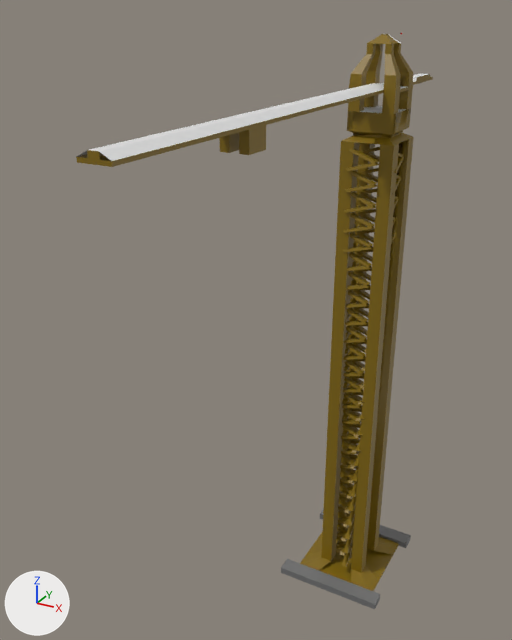
A saved change to the FBX model Assets/Models/WesteriaIsland/WesteriaConstructionCrane.fbx.
The view is the same before and after, from a camera (50 mm lens) standing at (11.6, -19.4, 33.5) and looking at (-2.8, 6.8, 20.4). Every picture has the same lights, and +X, +Y and +Z are marked at lower left. Where no turn or scale is listed for an object, it has been applied to the vertices.

Objects in the first picture: 'WesteriaCrane'.
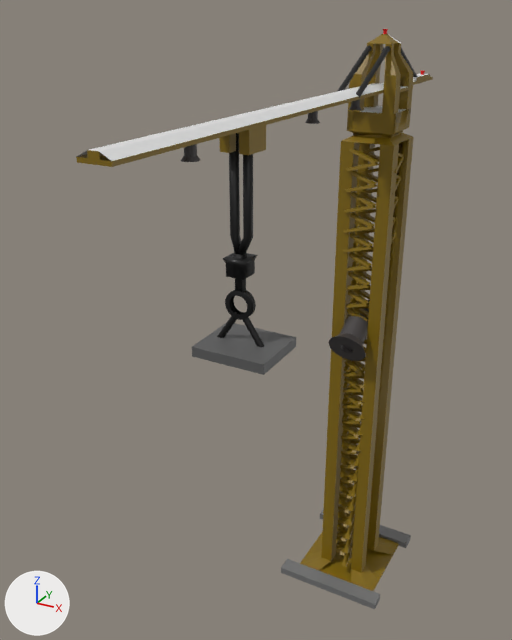
The change, as a list of edits to the scene's bpy script:
```text
Add ob_cylinder_007:
    ob_cylinder_007 = bpy.data.objects.new('Cylinder.007', me_cylinder_007)  # 192 vertices, 162 faces; spans x -1.53..1.53, y -1.53..1.53, z -10.04..1.0; in mat_material_009 (black #423e3e)
    ob_cylinder_007.location = (0.06, 12.44, 18.49)
    ob_cylinder_007.rotation_euler = (2.092, 0.0, 0.0)  # degrees (120, 0, 0)
    ob_cylinder_007.scale = (-0.647, -0.647, -0.149)
Add ob_cylinder_010:
    ob_cylinder_010 = bpy.data.objects.new('Cylinder.010', me_cylinder_010)  # 96 vertices, 66 faces; spans x -0.12..0.12, y -3.53..0.12, z -1.84..0.12; in mat_material_012 (black #000000)
    ob_cylinder_010.location = (0.48, 13.03, 31.85)
Add ob_cylinder_001:
    ob_cylinder_001 = bpy.data.objects.new('Cylinder.001', me_cylinder_001)  # 192 vertices, 162 faces; spans x -1.53..1.53, y -1.53..1.53, z -10.04..1.0; in mat_material_003 (black #423e3e)
    ob_cylinder_001.location = (0.06, 10.49, 29.94)
    ob_cylinder_001.rotation_euler = (-3.142, 0.0, 0.0)  # degrees (-180, 0, 0)
    ob_cylinder_001.scale = (-0.186, -0.186, -0.0427)
Add ob_cube_001:
    ob_cube_001 = bpy.data.objects.new('Cube.001', me_cube_001)  # a box spanning x -1.47..1.47, y -1.27..1.27, z -0.19..0.19; in mat_material_021 (dark grey #5c5c5c)
    ob_cube_001.location = (-0.02, 0.91, 22.19)
Add ob_cylinder_002:
    ob_cylinder_002 = bpy.data.objects.new('Cylinder.002', me_cylinder_002)  # 192 vertices, 162 faces; spans x -1.53..1.53, y -1.53..1.53, z -10.04..1.0; in mat_material_004 (black #423e3e)
    ob_cylinder_002.location = (0.06, 6.09, 29.94)
    ob_cylinder_002.rotation_euler = (-3.142, 0.0, 0.0)  # degrees (-180, 0, 0)
    ob_cylinder_002.scale = (-0.186, -0.186, -0.0427)
Add ob_cylinder_014:
    ob_cylinder_014 = bpy.data.objects.new('Cylinder.014', me_cylinder_014)  # 128 vertices, 96 faces; spans x -0.545..0.545, y -0.155..0.155, z -0.547..0.547; in mat_material_017 (black #000000)
    ob_cylinder_014.location = (-0.18, 0.89, 23.85)
Add ob_cylinder_012:
    ob_cylinder_012 = bpy.data.objects.new('Cylinder.012', me_cylinder_012)  # 96 vertices, 66 faces; spans x -0.17..0.35, y -0.17..0.17, z -4.35..0.17; in mat_material_014 (black #000000)
    ob_cylinder_012.location = (-0.38, 0.92, 30.04)
Add ob_cylinder_013:
    ob_cylinder_013 = bpy.data.objects.new('Cylinder.013', me_cylinder_013)  # 96 vertices, 66 faces; spans x -0.49..0.17, y -0.17..0.17, z -4.35..0.17; in mat_material_015 (black #000000)
    ob_cylinder_013.location = (0.15, 0.92, 30.04)
Add ob_cube:
    ob_cube = bpy.data.objects.new('Cube', me_cube)  # 28 vertices, 26 faces; spans x -1.22..1.22, y -1.22..1.22, z -2.26..4.03; in mat_material_016 (black #000000)
    ob_cube.location = (-0.18, 0.91, 25.19)
    ob_cube.scale = (-0.359, -0.382, -0.246)
Add ob_cylinder_011:
    ob_cylinder_011 = bpy.data.objects.new('Cylinder.011', me_cylinder_011)  # 96 vertices, 66 faces; spans x -0.12..0.12, y -3.53..0.12, z -1.84..0.12; in mat_material_013 (black #000000)
    ob_cylinder_011.location = (-0.39, 13.03, 31.85)
Add ob_cylinder_008:
    ob_cylinder_008 = bpy.data.objects.new('Cylinder.008', me_cylinder_008)  # 96 vertices, 66 faces; spans x -0.12..0.12, y -0.12..3.53, z -1.84..0.12; in mat_material_010 (black #000000)
    ob_cylinder_008.location = (0.48, 14.33, 31.85)
Add ob_cylinder_003:
    ob_cylinder_003 = bpy.data.objects.new('Cylinder.003', me_cylinder_003)  # 192 vertices, 162 faces; spans x -1.53..1.53, y -1.53..1.53, z -10.04..1.0; in mat_material_005 (black #423e3e)
    ob_cylinder_003.location = (0.06, -2.28, 29.94)
    ob_cylinder_003.rotation_euler = (-3.142, 0.0, 0.0)  # degrees (-180, 0, 0)
    ob_cylinder_003.scale = (-0.186, -0.186, -0.0427)
Add ob_cylinder_016:
    ob_cylinder_016 = bpy.data.objects.new('Cylinder.016', me_cylinder_017)  # 96 vertices, 66 faces; spans x -0.167..0.783, y -0.121..0.121, z -1.107..0.167; in mat_material_020 (black #000000)
    ob_cylinder_016.location = (0.03, 0.91, 23.32)
Add ob_cylinder_015:
    ob_cylinder_015 = bpy.data.objects.new('Cylinder.015', me_cylinder_015)  # 96 vertices, 66 faces; spans x -0.783..0.167, y -0.121..0.121, z -1.107..0.167; in mat_material_018 (black #000000)
    ob_cylinder_015.location = (-0.41, 0.91, 23.32)
```

Boxes [x1, y1, x2, y2] around the edits, measured in the pictures (512 x 640 px):
'Cube.001', added
    after: [192, 323, 296, 375]
'Cylinder.007', added (black)
    after: [329, 316, 368, 361]
'Cylinder.012', added (black)
    after: [229, 133, 241, 254]
'Cylinder.013', added (black)
    after: [238, 154, 253, 255]
'Cube', added (black)
    after: [223, 252, 257, 292]
'Cylinder.014', added (black)
    after: [225, 290, 256, 320]
'Cylinder.010', added
    after: [356, 46, 391, 98]
'Cylinder.011', added
    after: [337, 46, 372, 92]
'Cylinder.003', added
    after: [181, 144, 200, 162]
'Cylinder.016', added
    after: [243, 317, 264, 347]
'Cylinder.015', added
    after: [217, 312, 239, 338]
'Cylinder.002', added
    after: [305, 111, 320, 124]
'Cylinder.001', added
    after: [349, 99, 362, 110]
'Cylinder.008', added
    after: [400, 48, 418, 77]
